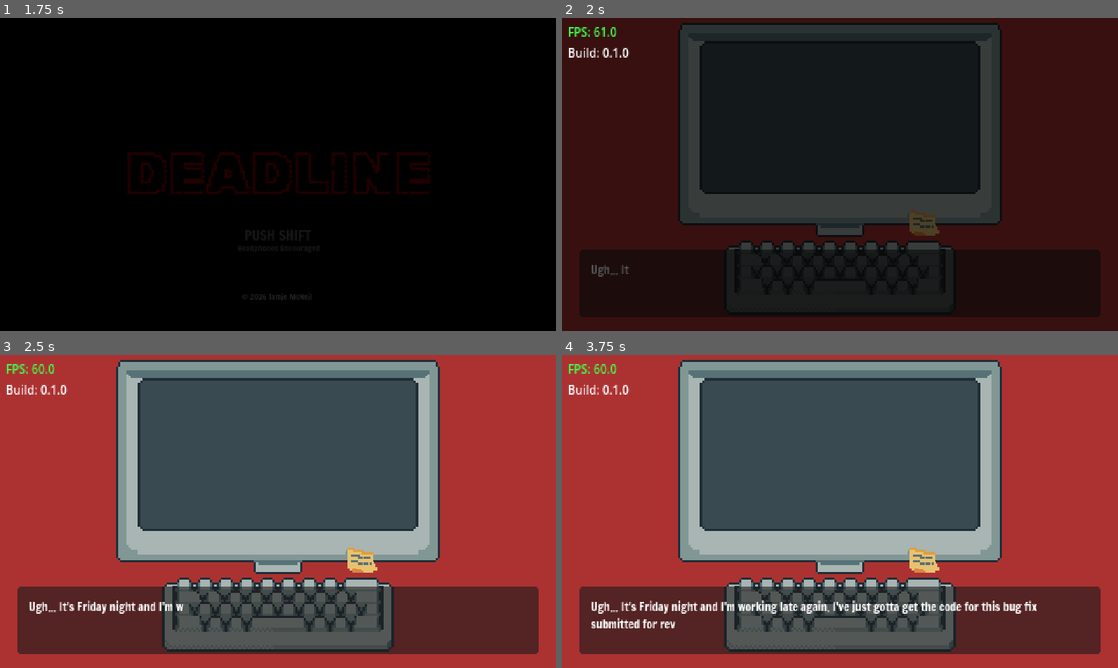
Above: before the commit, frames 1-4 (two rows, left to right).
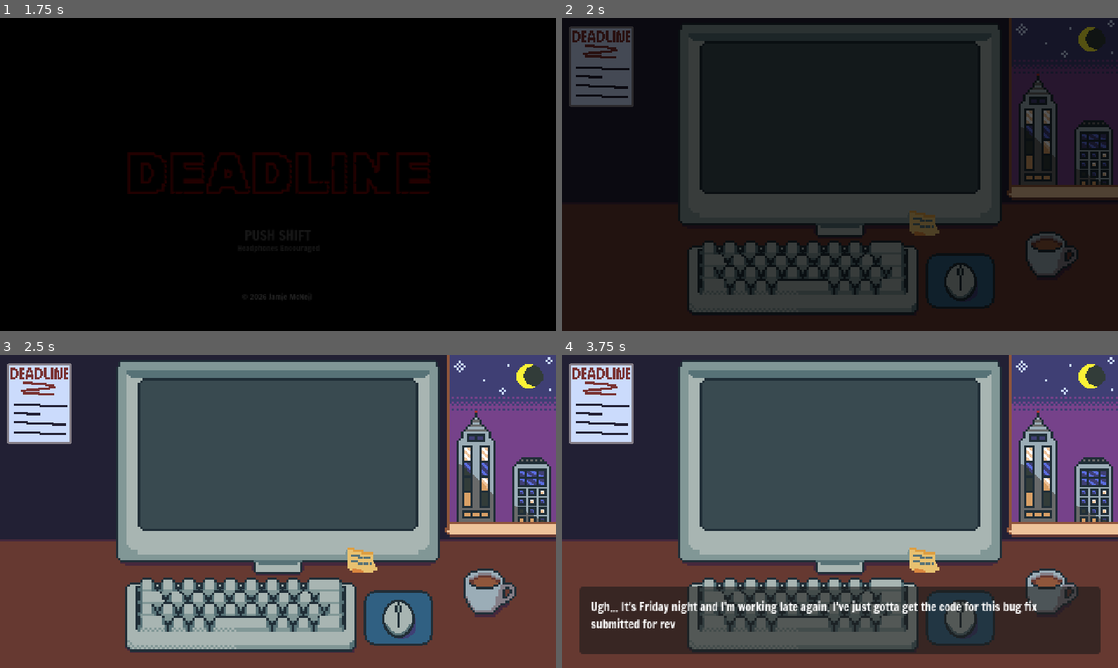
Above: after the commit, the same moments.

Repository: mcneiljv/game-off-2026
Game: Godot game, scene res://src/core/main_game/title_screen.tscn
Same seed, same stepped clock (60 frames per second), same inputs: the game is played once before the commit and once after it. Sound files missing from this copy of the repository are replaced by a short silence.
Inputs:
- Up to frame 1 (1.75 s): hold Shift (left_shift) from 1.28 s (still down)
- Up to frame 2 (2 s): keep holding Shift (left_shift)
- Up to frame 3 (2.5 s): release Shift (left_shift) at 2.03 s
- Up to frame 4 (3.75 s): hold Shift (left_shift) from 3.53 s (still down)

Frame 1 is identical in both runs. In frame 2, 34% of the frame differs, in the area x 0-100%, y 0-95%; in frame 3, 53%; in frame 4, 56%, in the area x 0-100%, y 0-100%.

Commit message:
Add BG image and coffee

Diff:
--- a/src/core/main_game/main.tscn
+++ b/src/core/main_game/main.tscn
@@ -10,6 +10,7 @@
 [ext_resource type="FontFile" uid="uid://x7yjlo0iedxj" path="res://assets/fonts/RobotoMono-VariableFont_wght.ttf" id="4_b3g11"]
 [ext_resource type="AudioStream" uid="uid://cf0bm77ho67pp" path="res://assets/audio/ambience.wav" id="4_drj1i"]
 [ext_resource type="Script" uid="uid://bm0r88njpfl0p" path="res://src/core/main_game/keyboard.gd" id="4_hn61g"]
+[ext_resource type="Texture2D" uid="uid://crqwq5ko3x07m" path="res://assets/art/coffee.png" id="5_ba8ow"]
 [ext_resource type="AudioStream" uid="uid://bnpq1pqoc5wqa" path="res://assets/audio/keyboard-key.wav" id="5_yuwmb"]
 [ext_resource type="AudioStream" uid="uid://3d4r3q2ochpr" path="res://assets/audio/monster-tension-1.mp3" id="6_op4kn"]
 [ext_resource type="AudioStream" uid="uid://dsay8e1komrsd" path="res://assets/audio/mobile-buzz.wav" id="6_q3f53"]
@@ -29,6 +30,7 @@
 texture = ExtResource("2_v63mv")
 
 [node name="DialogBox" type="PanelContainer" parent="." unique_id=1341418139]
+visible = false
 z_index = 1
 anchors_preset = 12
 anchor_top = 1.0
@@ -69,6 +71,10 @@
 offset_transform_visual_only = false
 color = Color(0.1296, 0.26736015, 0.72, 1)
 
+[node name="Coffee" type="Sprite2D" parent="." unique_id=359715541]
+position = Vector2(423, 205)
+texture = ExtResource("5_ba8ow")
+
 [node name="Monitor" type="Sprite2D" parent="." unique_id=1185302261]
 position = Vector2(240, 96)
 texture = ExtResource("3_0ndoo")
@@ -105,14 +111,15 @@
 anchor_top = 1.0
 anchor_right = 0.5
 anchor_bottom = 1.0
-offset_left = -100.0
+offset_left = -131.0
 offset_top = -78.0
-offset_right = 100.0
+offset_right = 69.0
 offset_bottom = -14.0
 grow_horizontal = 2
 grow_vertical = 0
 
 [node name="Sprite" type="Sprite2D" parent="Keyboard" unique_id=1264228746]
+position = Vector2(-1, 0)
 texture = ExtResource("3_iu1vd")
 centered = false
 hframes = 3
@@ -121,6 +128,7 @@
 [node name="DebugLayer" type="CanvasLayer" parent="." unique_id=428591197]
 process_mode = 3
 layer = 128
+visible = false
 
 [node name="DebugRoot" parent="DebugLayer" unique_id=361554405 instance=ExtResource("1_l4v7s")]
 unique_name_in_owner = true
Binary file changed: assets/art/background.png
Binary file added: assets/art/coffee.png
Not shown, added: assets/art/coffee.png.import
